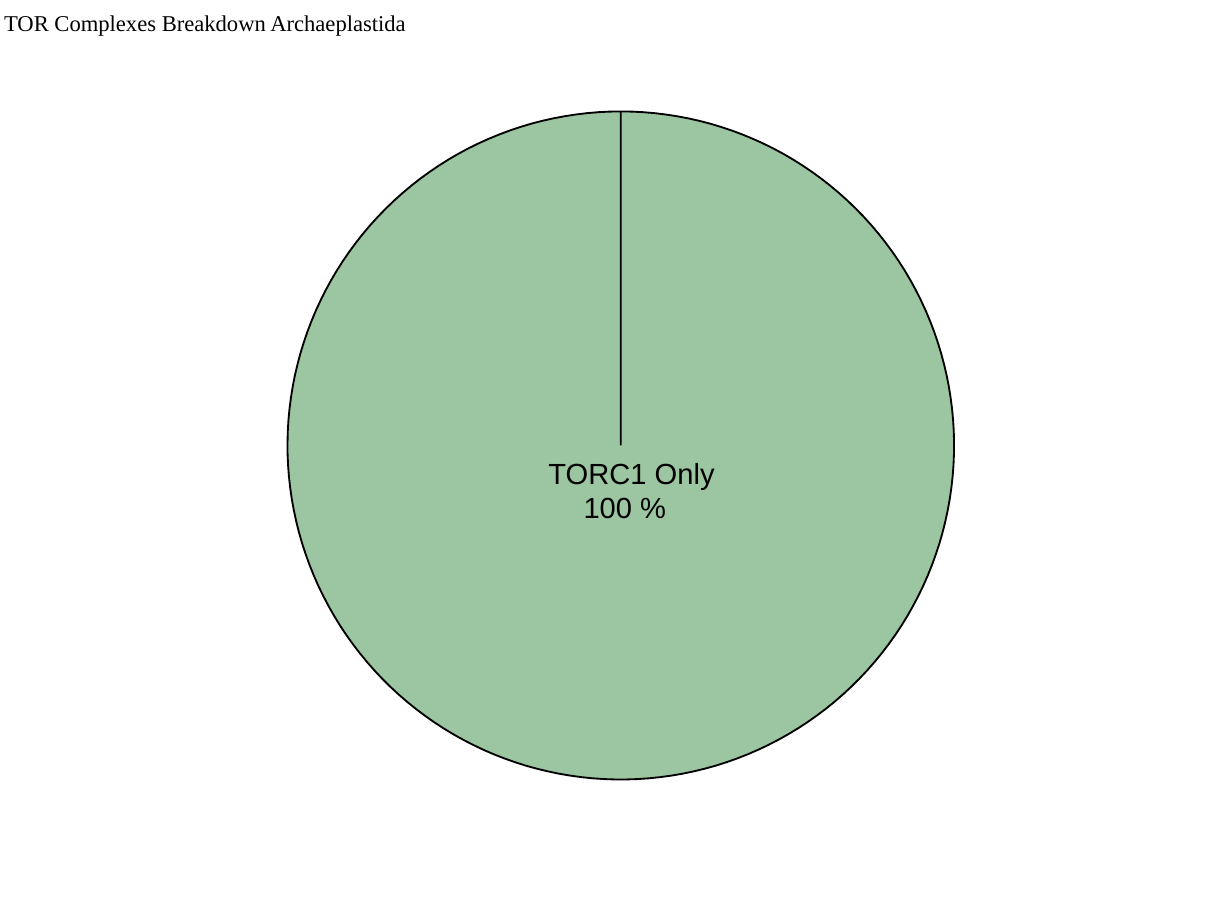
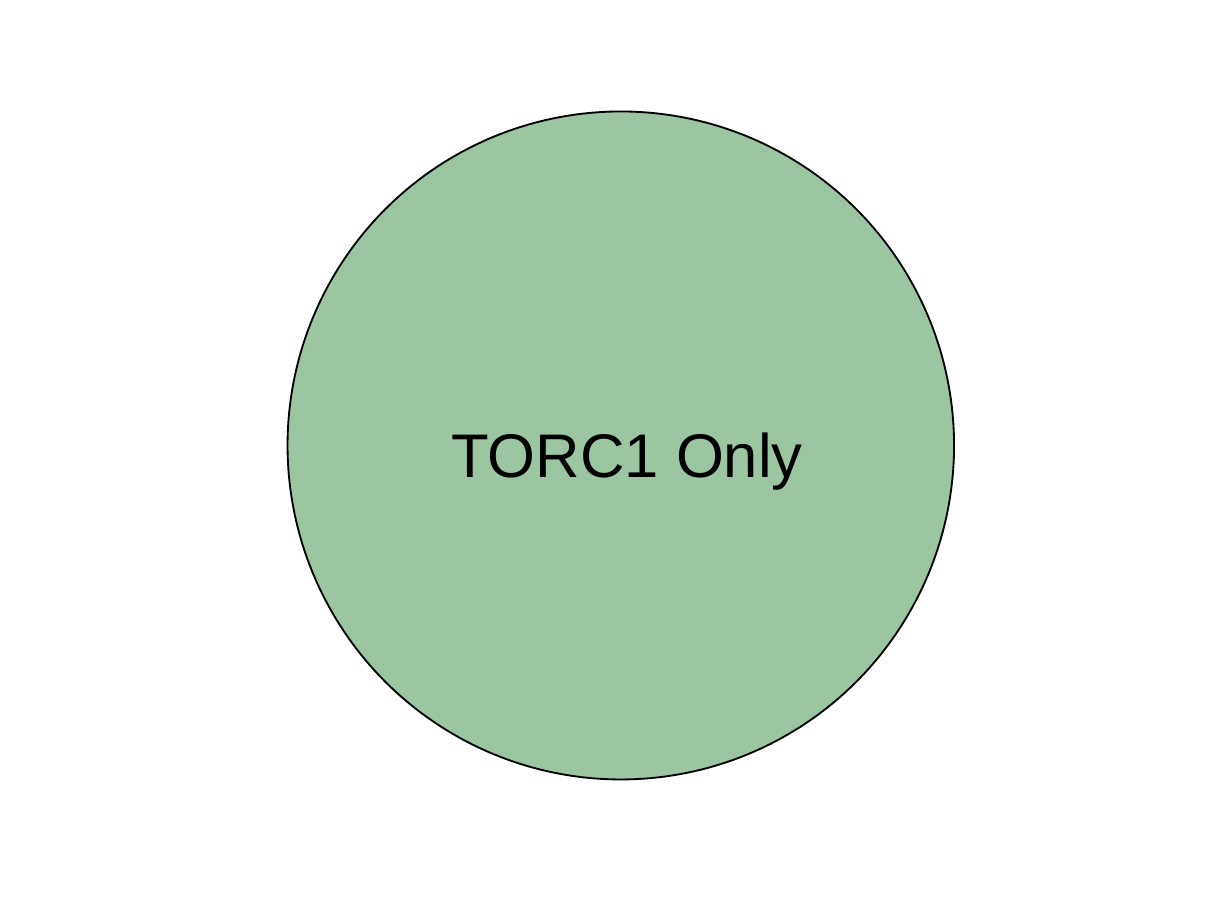
Before and after one commit to Dellaraam/TOR_phylogenetics, a slide deck: slide 1 of Images/Figures_PPT/PieCharts_TORC/ComponentsArchaeplastidaPieChartv2.pptx. Drawn at 1232x924 pixels with LibreOffice and Linux fonts; fonts in the diff are those of the drawing. Boxes give left, top, right and bottom in pixels: in the first picture for what was removed or moved away, otherwise in the second. Text is boxed around its words. In the diff, an @@ line names an element or a change of style, - is before the commit and + after.

```diff
--- a/Images/Figures_PPT/PieCharts_TORC/ComponentsArchaeplastidaPieChartv2.pptx
+++ b/Images/Figures_PPT/PieCharts_TORC/ComponentsArchaeplastidaPieChartv2.pptx
@@ text removed at <box>4,15,405,36</box> @@
-TOR Complexes Breakdown Archaeplastida
@@ freeform shape removed at <box>287,112,954,780</box> @@
@@ ellipse added at <box>287,112,954,780</box>, fill #9CC5A1, outline #000000 1.07 pt @@
@@ text "TORC1 Only" at <box>451,432,803,489</box>: size 17.1 to 36 pt @@
@@ text removed at <box>584,497,633,519</box> @@
-100 %
```
Also in this commit, not shown: 5 other files.
